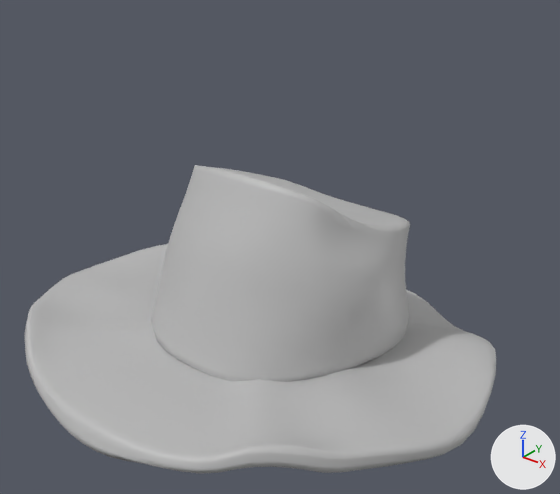
Two versions of the FBX model BartenderTales/Assets/Mesh/Characters/Clothing/Goblin_001_CowboyHat.fbx, one commit apart.
Both versions are drawn from a 50 mm camera at (0.372, -0.533, 1.724) aimed at (0.007, -0.077, 1.441). Lighting does not change. The marker at lower right points along +X, +Y and +Z. Where no turn or scale is listed for an object, it has been applied to the vertices.

The first picture shows 'Goblin_001_CowboyHat'.
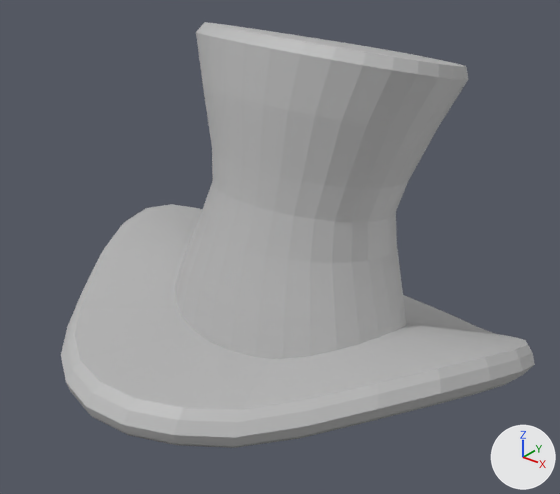
Pixel boxes (x1, y1, x2, y2) of what changed, in the pictures (560 x 494 px):
'Goblin_001_CowboyHat', reshaped, moved (38% taller): before (24, 165, 496, 473); after (61, 22, 535, 448)
part 1 of me_mesh, rebuilt (7% taller): before (24, 244, 496, 473); after (61, 204, 535, 448)
part 2 of me_mesh, rebuilt (13% wider, 55% taller): before (151, 165, 410, 382); after (175, 22, 468, 359)

What changed in the scene script:
```text
Change me_mesh:
    used by ob_goblin_001_cowboyhat; location = (-0.0013, -0.0601, 1.4222)
    remove me_mesh.from_pydata(...)  # 4619 vertices, 4615 faces; spans x -0.203..0.203, y -0.228..0.194, z -0.119..0.092
    add me_mesh.from_pydata(...)  # 483 vertices, 512 faces; spans x -0.206..0.21, y -0.211..0.196, z -0.176..0.167
    me_mesh part 1: the loose piece of 2745 vertices spanning x -0.203..0.203, y -0.228..0.194, z -0.119..-0.025 is rebuilt with 226 vertices and now spans x -0.206..0.21, y -0.211..0.196, z -0.176..-0.037
    me_mesh part 2: the loose piece of 1874 vertices spanning x -0.108..0.106, y -0.122..0.112, z -0.087..0.092 is rebuilt with 257 vertices and now spans x -0.112..0.121, y -0.095..0.139, z -0.114..0.167
Change ob_goblin_001_cowboyhat:
    ob_goblin_001_cowboyhat.location: (-0.0013, -0.0601, 1.4222) -> (0.0031, -0.0581, 1.4525)
```
